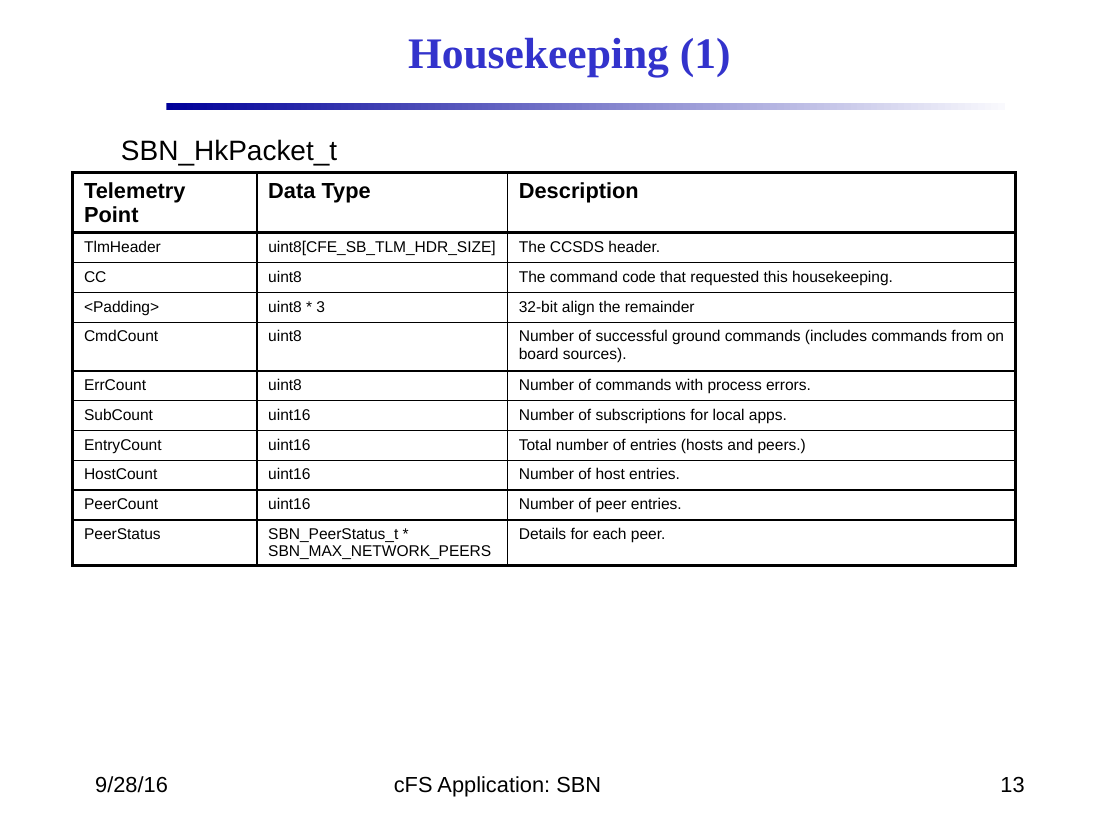
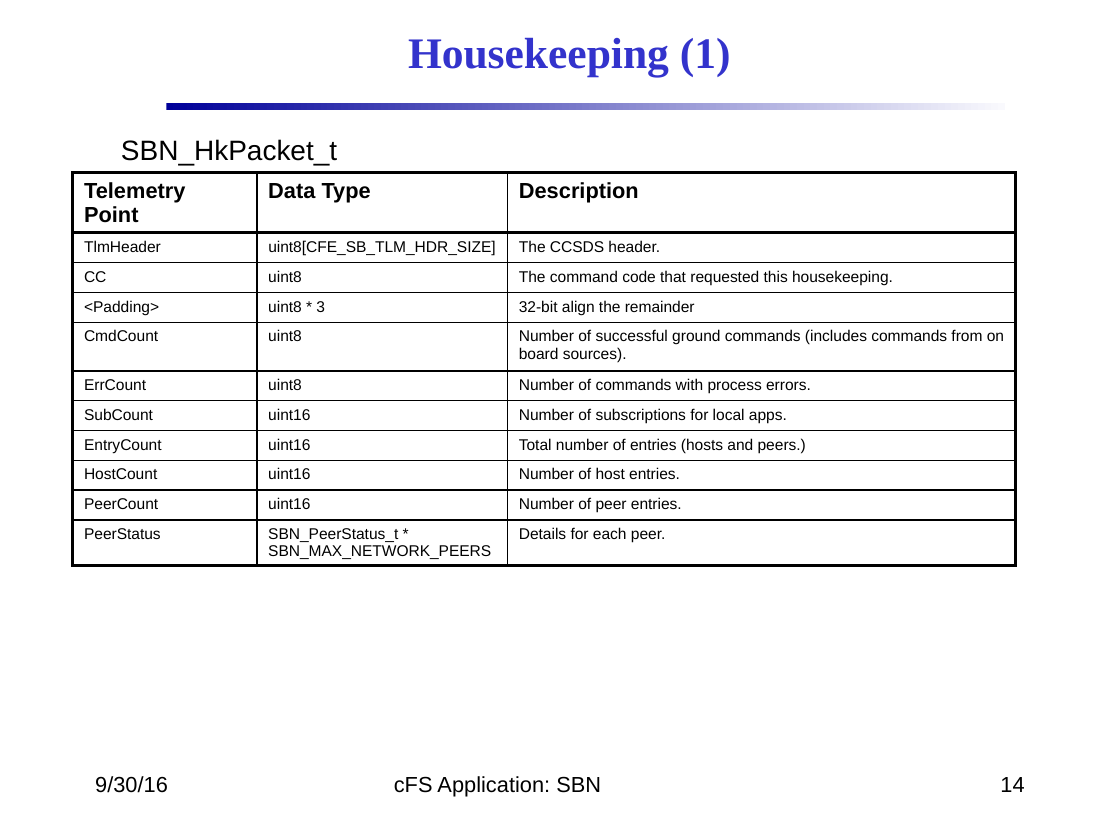
Before and after one commit to nasa/SBN, a slide deck: slide 14 of docs/SBN_Design.pptx (slide 13 before the commit). Drawn at 1120x840 pixels with LibreOffice and Linux fonts; fonts in the diff are those of the drawing; background and template pictures are left out. Boxes give left, top, right and bottom in pixels: in the first picture for what was removed or moved away, otherwise in the second. Text is boxed around its words. In the diff, an @@ line names an element or a change of style, - is before the commit and + after.

```diff
--- a/docs/SBN_Design.pptx
+++ b/docs/SBN_Design.pptx
@@ text at [95,776,168,793]: text changed @@
-9/28/16
+9/30/16
@@ page number at [1000,777,1024,792]: text changed @@
-13
+14
```
Also in this commit, not shown: 15 other slides changed, 1 slide added.
